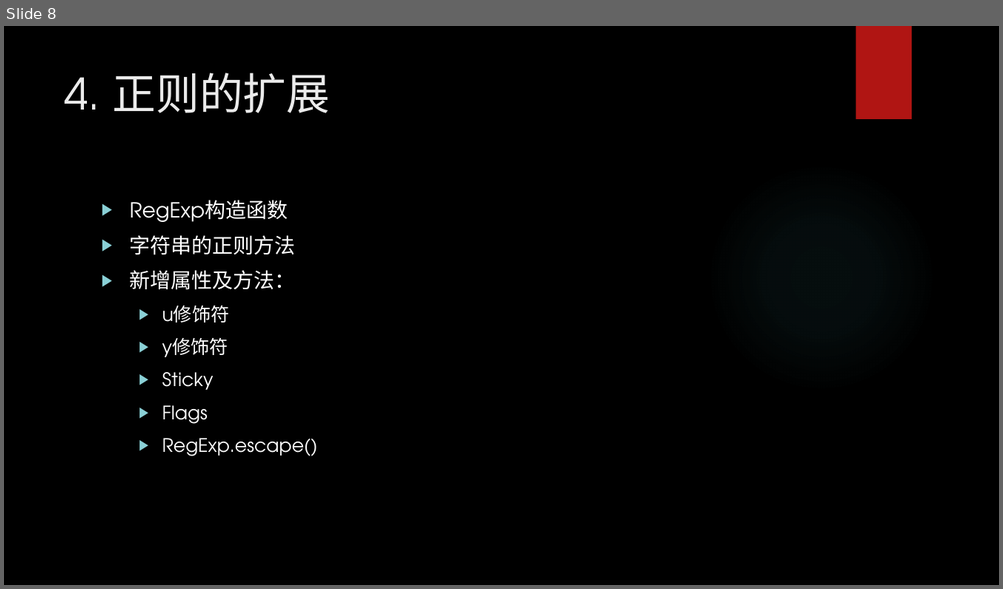
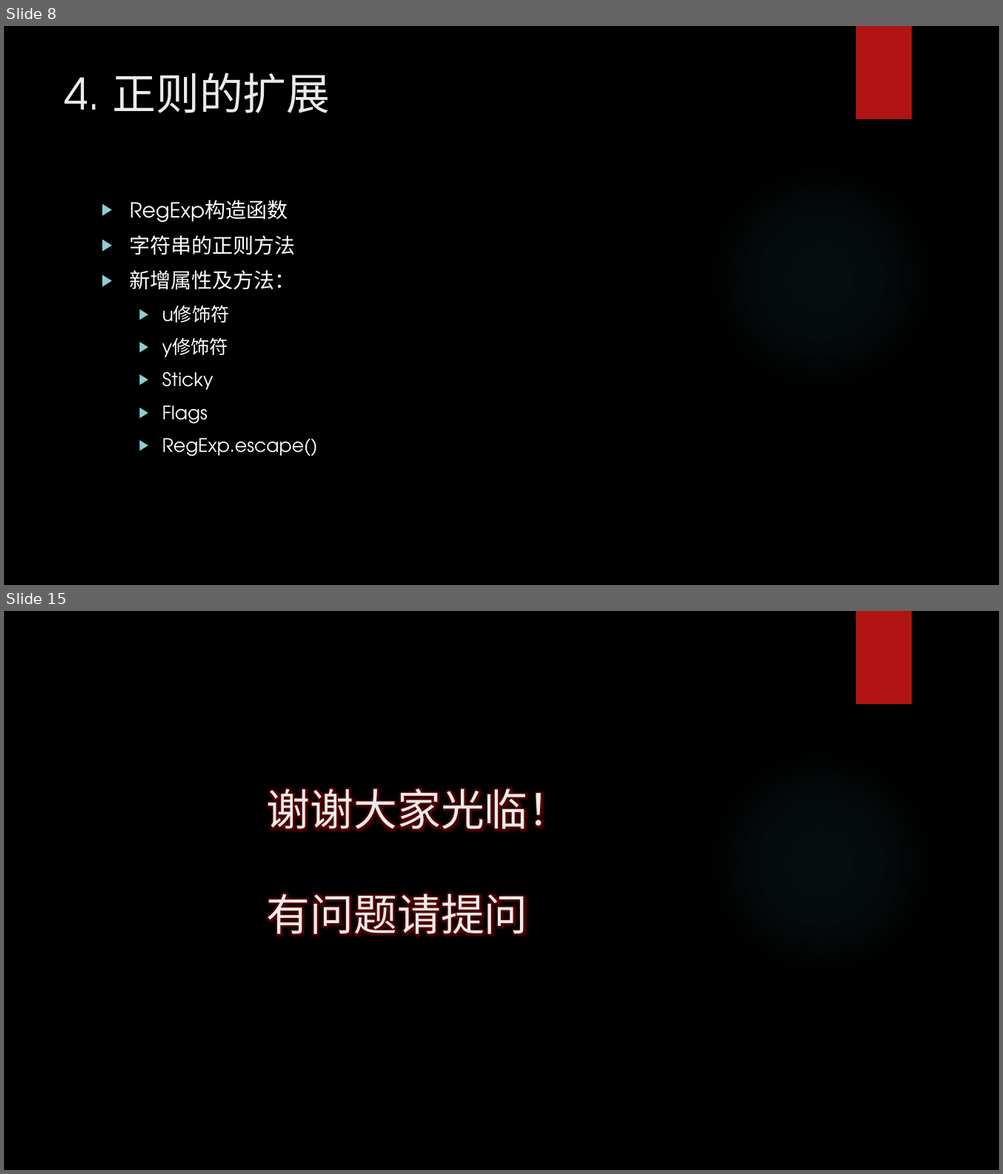
Before and after one commit to Edward-Li/Babel-ES6-Lessons, a slide deck: ES6 .pptx. Shown one above the other, each under a label of ours: slide 8 before the commit, slides 8 and 15 after it; the slides between them are not shown. The pictures are 1003x589 and 1003x1174 pixels, drawn with LibreOffice and Linux fonts; fonts in the diff are those of the drawing; background and template pictures are left out. Boxes give left, top, right and bottom in pixels: in the first picture for what was removed or moved away, otherwise in the second. Text is boxed around its words. In the diff, an @@ line names an element or a change of style, - is before the commit and + after.

```diff
--- a/ES6 .pptx
+++ b/ES6 .pptx
@@ slide 15 added at box(4, 611, 999, 1170), background picture (left out); not listed: 2 template elements that a slide beside it also shows @@
@@ title added at box(267, 789, 572, 942), 42 pt, text #EBEBEB @@
+谢谢大家光临！
+有问题请提问
```
Also in this commit, not shown: 5 slides changed, 1 other slide added, 7 other files.
